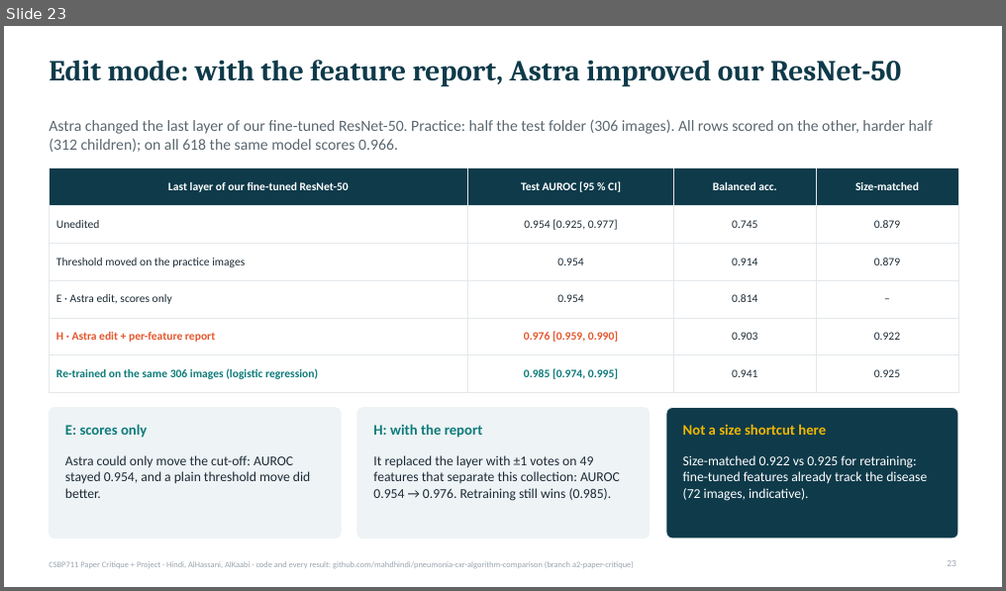
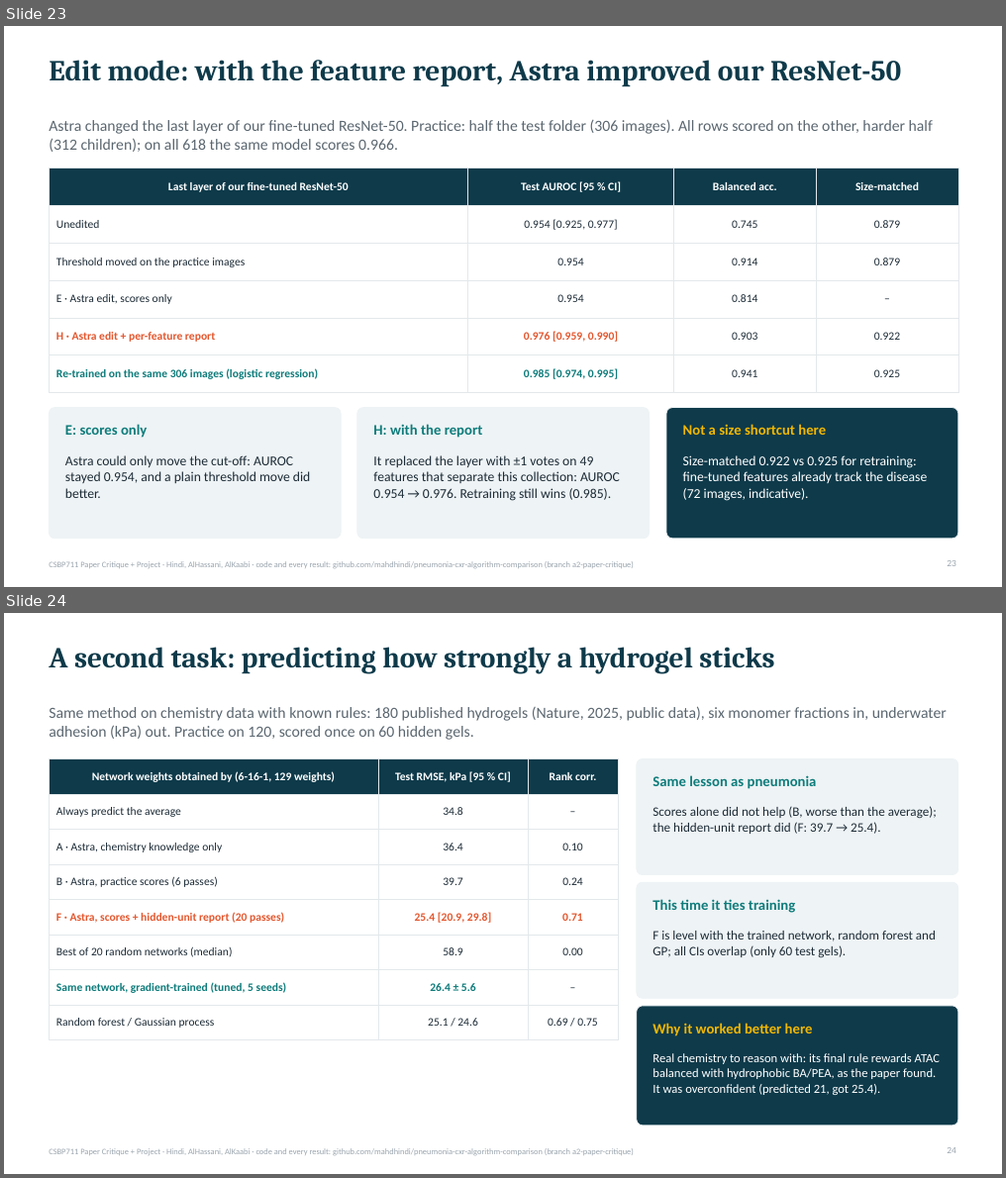
Before and after one commit to mahdhindi/pneumonia-cxr-algorithm-comparison, a slide deck: slides/CSBP711_Critique_Project_slides.pptx. Shown one above the other, each under a label of ours: slide 23 before the commit, slides 23 and 24 after it. The pictures are 1006x591 and 1006x1178 pixels, drawn with LibreOffice and Linux fonts; fonts in the diff are those of the drawing. Boxes give left, top, right and bottom in pixels: in the first picture for what was removed or moved away, otherwise in the second. Text is boxed around its words. In the diff, an @@ line names an element or a change of style, - is before the commit and + after.

```diff
--- a/slides/CSBP711_Critique_Project_slides.pptx
+++ b/slides/CSBP711_Critique_Project_slides.pptx
@@ slide 24 added at [4, 613, 1002, 1174], background #FFFFFF; not listed: 1 template element that a slide beside it also shows @@
@@ title added at [49, 647, 774, 674], 28 pt, text #0E3A4A, bold @@
+A second task: predicting how strongly a hydrogel sticks
@@ text added at [49, 706, 946, 740], 15 pt, text #5B6770 @@
+Same method on chemistry data with known rules: 180 published hydrogels (Nature, 2025, public data), six monomer fractions in, underwater adhesion (kPa) out. Practice on 120, scored once on 60 hidden gels.
@@ table added at [49, 759, 618, 1032], 8 rows, 3 columns @@
+Network weights obtained by (6-16-1, 129 weights) | Test RMSE, kPa [95 % CI] | Rank corr.
+Always predict the average | 34.8 | –
+A · Astra, chemistry knowledge only | 36.4 | 0.10
+B · Astra, practice scores (6 passes) | 39.7 | 0.24
+F · Astra, scores + hidden-unit report (20 passes) | 25.4 [20.9, 29.8] | 0.71
+Best of 20 random networks (median) | 58.9 | 0.00
+Same network, gradient-trained (tuned, 5 seeds) | 26.4 ± 5.6 | –
+Random forest / Gaussian process | 25.1 / 24.6 | 0.69 / 0.75
@@ rounded rectangle added at [637, 759, 958, 875], fill #EEF3F5, outline #EEF3F5 0.75 pt @@
@@ text added at [652, 775, 817, 789], 14 pt, text #0E7C7B, bold @@
+Same lesson as pneumonia
@@ text added at [652, 806, 937, 834], 12.5 pt, text #1C2B36 @@
+Scores alone did not help (B, worse than the average); the hidden-unit report did (F: 39.7 → 25.4).
@@ rounded rectangle added at [637, 882, 958, 998], fill #EEF3F5, outline #EEF3F5 0.75 pt @@
@@ text added at [652, 899, 795, 913], 14 pt, text #0E7C7B, bold @@
+This time it ties training
@@ text added at [652, 931, 936, 959], 12.5 pt, text #1C2B36 @@
+F is level with the trained network, random forest and GP; all CIs overlap (only 60 test gels).
@@ rounded rectangle added at [637, 1006, 958, 1126], fill #0E3A4A, outline #EEF3F5 0.75 pt @@
@@ text added at [652, 1023, 813, 1037], 14 pt, text #F3B700, bold @@
+Why it worked better here
@@ text added at [652, 1054, 940, 1095], 12 pt, text #FFFFFF @@
+Real chemistry to reason with: its final rule rewards ATAC balanced with hydrophobic BA/PEA, as the paper found. It was overconfident (predicted 21, got 25.4).
@@ page number added at [946, 1148, 956, 1154], 9 pt, text #9AA5AE @@
+24
```
Also in this commit, not shown: 2 slides changed, 2 other files.
